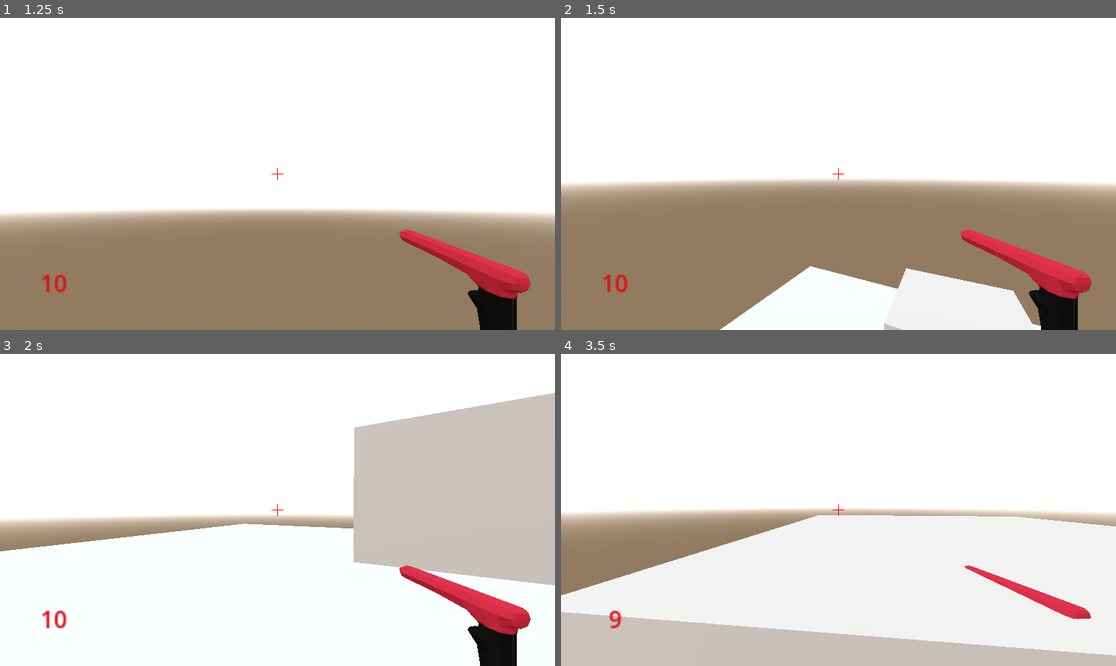
Above: before the commit, frames 1-4 (two rows, left to right).
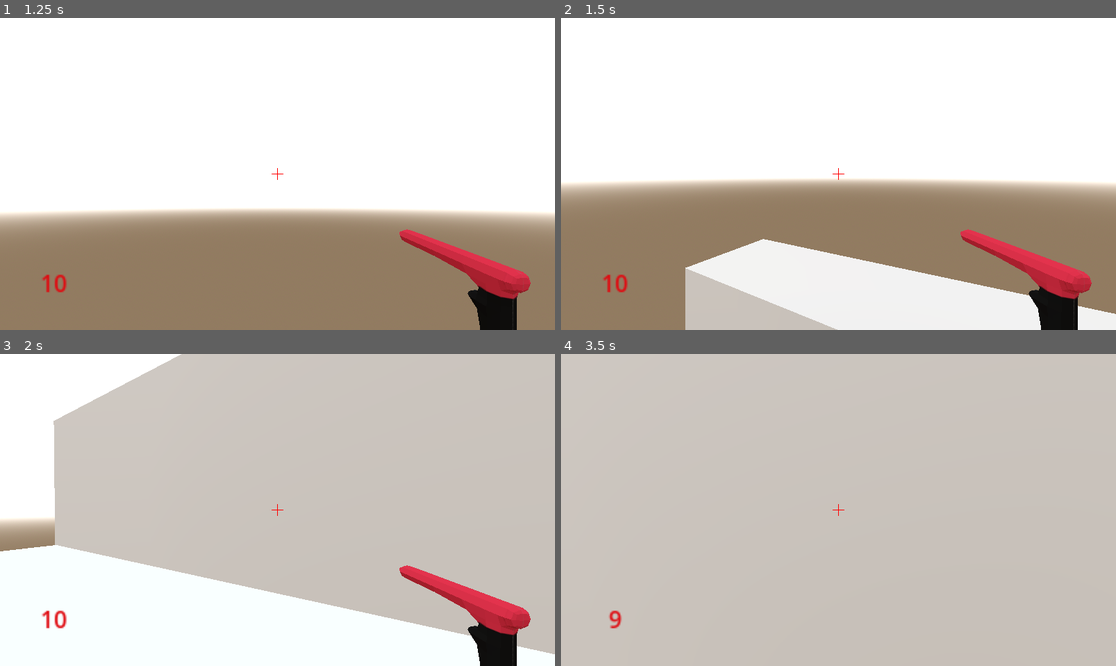
Above: after the commit, the same moments.

Repository: jamesrayment/jamesrayment2024-digital-internal
Game: Godot game, scene res://node_3d.tscn
Two runs of this game, one before a commit and one after it. Both use one fixed random seed, a clock stepped at 60 frames per second and the inputs below.
Inputs (mouse positions are in pixels of both pictures, inside the frame that each line leads up to):
- Up to frame 1 (1.25 s): tap Enter (ui_accept) at 0.5, 0.77 s; move the mouse to (399, 158) at 0.52 s; hold Right (ui_right) from 0.53 s (still down); hold C (Crouch) from 0.53 s (still down)
- Up to frame 2 (1.5 s): tap Enter (ui_accept) at 1.25 s; move the mouse to (810, 174) at 1.27 s; release Right (ui_right) at 1.28 s; release C (Crouch) at 1.28 s; hold Up (ui_up) from 1.28 s (still down); tap Shift (Shift) at 1.35 s
- Up to frame 3 (2 s): keep holding Up (ui_up); tap Enter (ui_accept) at 1.52 s
- Up to frame 4 (3.5 s): keep holding Up (ui_up); move the mouse to (849, 503) at 2.02 s; press the mouse at (849, 503) at 2.03 s; move the mouse to (832, 516) at 2.77 s; release the mouse at (832, 516) at 2.78 s; tap C (Crouch) at 2.85 s; tap Enter (ui_accept) at 3.02 s

Frame 1 is identical in both runs. In frame 2, 7.0% of the frame differs, in the area x 22-100%, y 70-100%; in frame 3, 47%; in frame 4, 89%, in the area x 0-100%, y 0-97%.

Commit message:
Ensured player death works.
Game closes/ends when player dies. Also updated environment.

Diff:
--- a/Gdottesting/Player.gd
+++ b/Gdottesting/Player.gd
@@ -5,6 +5,8 @@
 const JUMP_VELOCITY = 4.5
 
 var health = 100
+
+signal player_death
 
 #crouching
 @export var ANIMATIONPLAYER : AnimationPlayer
@@ -73,6 +75,7 @@
 		velocity.z = move_toward(velocity.z, 0, SPEED)
 
 	if health <= 0:
+		emit_signal("player_death")
 		queue_free()
 
 	move_and_slide()
--- a/Gdottesting/enemy.gd
+++ b/Gdottesting/enemy.gd
@@ -12,6 +12,8 @@
 var run_speed = 1
 
 var enemy_in_range = false
+
+var player_dead = false
 
 signal enemy_hit
 
@@ -32,16 +34,18 @@
 	# Enemy is delted when health is equal or lesser than 0
 	if health <= 0:
 		queue_free()
+	if player_dead == false:
+		var player = get_node("/root/Node3D/Player")
+	else:
+		pass
 
-	var player = get_node("/root/Node3D/Player")
-
-	if playerspotted == true:
+	if playerspotted == true and player_dead == false:
 		look_at(player.global_position)
 		var current_location = global_transform.origin
 		var next_location = nav_agent.get_next_path_position()
 		var new_velocity = (next_location - current_location).normalized()*SPEED
 		velocity = velocity.move_toward(new_velocity, 2000)
-	elif playerspotted == false:
+	elif playerspotted == false and player_dead == false:
 		velocity = Vector3.ZERO
 		get_tree().create_timer(1.0)
 	else:
@@ -87,3 +91,7 @@
 		enemy_in_range = true
 	else:
 		enemy_in_range = false
+
+
+func _on_player_player_death():
+	player_dead = true
--- a/Gdottesting/map.gd
+++ b/Gdottesting/map.gd
@@ -1,6 +1,7 @@
 extends Node3D
 @onready var player = $Player
 
+var player_dead = false
 # Called when the node enters the scene tree for the first time.
 func _ready():
 	pass # Replace with function body.
@@ -8,4 +9,10 @@
 
 # Called every frame. 'delta' is the elapsed time since the previous frame.
 func _process(delta):
-	get_tree().call_group("enemy", "update_target_location", player.global_transform.origin)
+	if player_dead == false:
+		get_tree().call_group("enemy", "update_target_location", player.global_transform.origin)
+	else:
+		return
+
+func _on_player_player_death():
+	player_dead = true
--- a/Gdottesting/node_3d.tscn
+++ b/Gdottesting/node_3d.tscn
@@ -265,10 +265,10 @@
 [node name="Node3D3" type="Node3D" parent="." groups=["coins"]]
 
 [node name="Area3D" parent="." instance=ExtResource("5_iuyvw")]
-transform = Transform3D(1, 0, 0, 0, 1, 0, 0, 0, 1, 2.08165e-12, 3.0622, 2.31668)
+transform = Transform3D(1, 0, 0, 0, 1, 0, 0, 0, 1, 2.08165e-12, 1.21923, 8.57783)
 
 [node name="enemy" parent="." groups=["enemy"] instance=ExtResource("7_ldurk")]
-transform = Transform3D(1, 0, 0, 0, 1, 0, 0, 0, 1, 0, 1.63269, 0.366423)
+transform = Transform3D(0.343496, 0, 0.939154, 0, 1, 0, -0.939154, 0, 0.343496, 10.6409, 1.1023, 5.10876)
 
 [node name="NavigationRegion3D" type="NavigationRegion3D" parent="."]
 transform = Transform3D(1, 0, 0, 0, 0.0150234, 0, 0, 0, 1, 0, 0, 0)
@@ -286,8 +286,14 @@
 material = SubResource("StandardMaterial3D_4flp0")
 
 [node name="CSGBox3D" type="CSGBox3D" parent="NavigationRegion3D"]
-transform = Transform3D(4.105, 0, 0, 0, 173.063, 0, 0, 0, 4.105, -1.97081, 86.3806, -6.42631)
+transform = Transform3D(18.878, 0, 0, 0, 227.774, 0, 0, 0, 3.97166, -2.06381, 118.157, 4.44135)
 use_collision = true
 
+[node name="CSGBox3D2" type="CSGBox3D" parent="NavigationRegion3D"]
+transform = Transform3D(23.0287, 0, 0, 0, 227.774, 0, 0, 0, 3.97166, -0.0653253, 118.157, -4.45118)
+use_collision = true
+
+[connection signal="player_death" from="Player" to="." method="_on_player_player_death"]
+[connection signal="player_death" from="Player" to="enemy" method="_on_player_player_death"]
 [connection signal="area_entered" from="Player/Area3D" to="Player" method="_on_area_3d_area_entered"]
 [connection signal="enemy_hit" from="enemy" to="Player" method="_on_enemy_enemy_hit"]
Binary file added: Gdottesting/enemy.glb
Not shown, added: Gdottesting/enemy.glb.import
